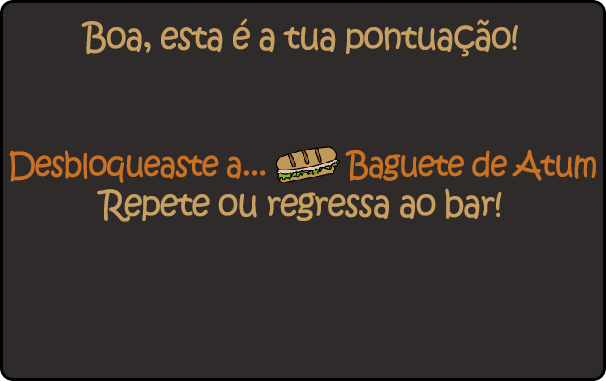
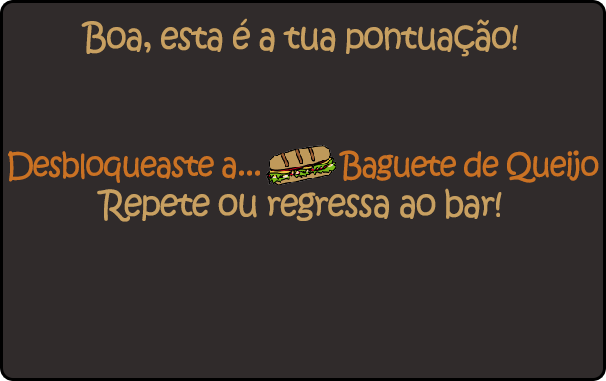
Two versions of the same layered image (606x381). Layer-by-layer changes:
added layer "Camada 4" above "Camada 3" over box(266, 145, 336, 185)
hid "Camada 2" over box(275, 146, 340, 183)
renamed "Desbloqueaste a... Baguete de Atum" to "Desbloqueaste a... Baguete de Queijo", painted on it over box(8, 150, 599, 183)
